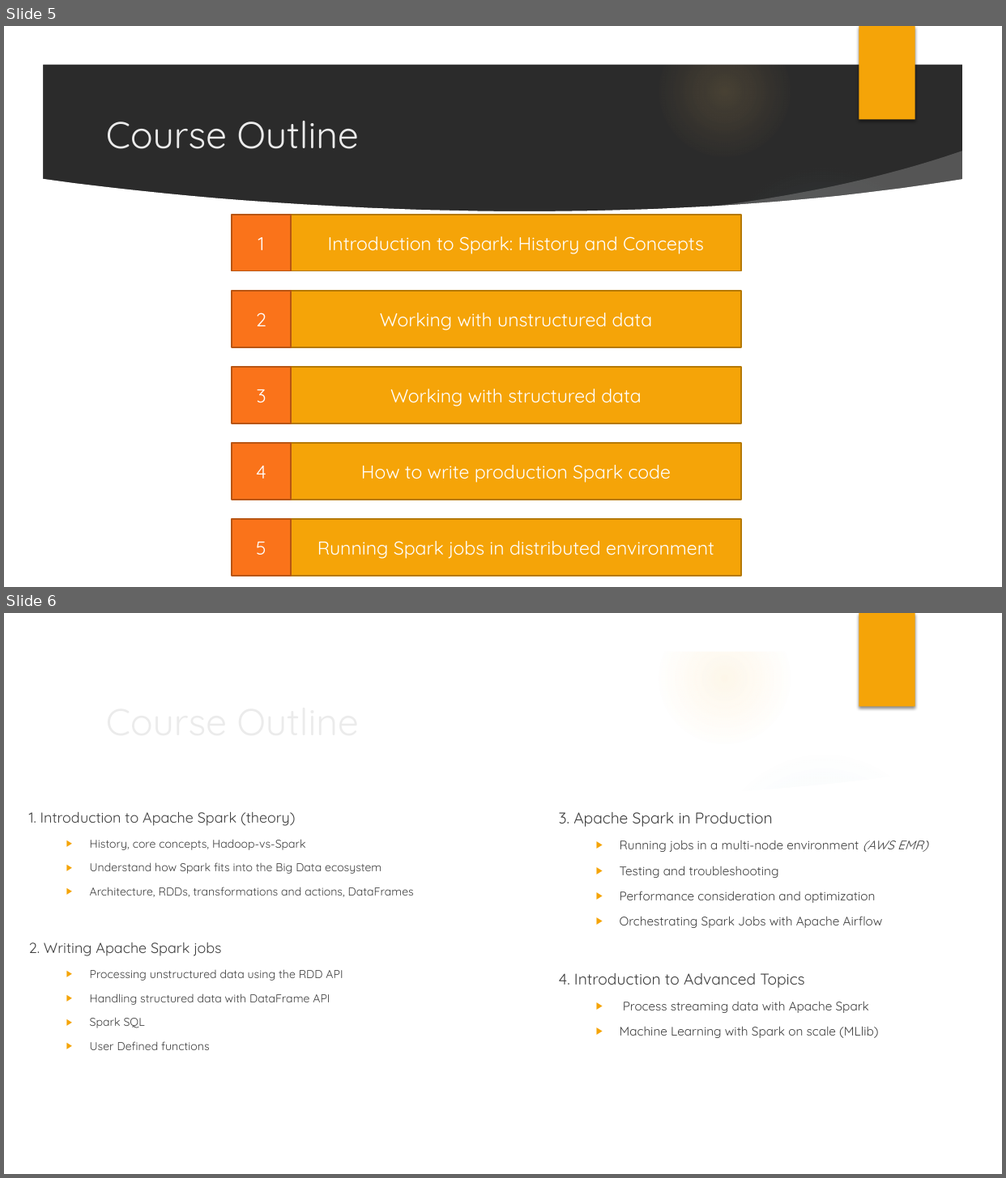
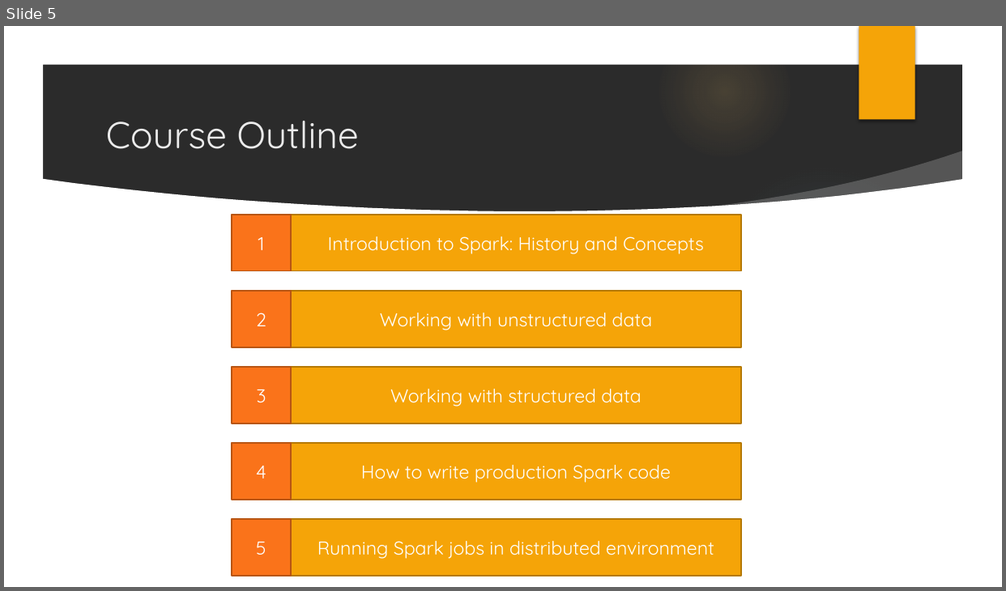
Before and after one commit to garzoand/spark-training-october-20, a slide deck: slides/Introduction to Apache Spark.pptx. Shown one above the other, each under a label of ours: slides 5 and 6 before the commit, slide 5 after it. The pictures are 1006x1178 and 1006x591 pixels, drawn with LibreOffice and Linux fonts; fonts in the diff are those of the drawing; background and template pictures are left out; a plain dark background stands for a picture behind light text. Boxes give left, top, right and bottom in pixels: in the first picture for what was removed or moved away, otherwise in the second. Text is boxed around its words. In the diff, an @@ line names an element or a change of style, - is before the commit and + after.

Commit message:
updated slides

```diff
--- a/slides/Introduction to Apache Spark.pptx
+++ b/slides/Introduction to Apache Spark.pptx
@@ slide 6 removed at (4, 613, 1002, 1174), background picture (left out); not listed: 10 template elements that a slide beside it also shows @@
@@ title removed at (98, 691, 856, 751) @@
-Course Outline
@@ text removed at (29, 812, 414, 1050) @@
-1. Introduction to Apache Spark (theory)
-  ▶ History, core concepts, Hadoop-vs-Spark
-  ▶ Understand how Spark fits into the Big Data ecosystem
-  ▶ Architecture, RDDs, transformations and actions, DataFrames
-2. Writing Apache Spark jobs
-  ▶ Processing unstructured data using the RDD API
-  ▶ Handling structured data with DataFrame API
-  ▶ Spark SQL
-  ▶ User Defined functions
@@ text removed at (559, 812, 928, 1038) @@
-3. Apache Spark in Production
-  ▶ Running jobs in a multi-node environment (AWS EMR)
-  ▶ Testing and troubleshooting
-  ▶ Performance consideration and optimization
-  ▶ Orchestrating Spark Jobs with Apache Airflow
-4. Introduction to Advanced Topics
-  ▶ Process streaming data with Apache Spark
-  ▶ Machine Learning with Spark on scale (MLlib)
```
